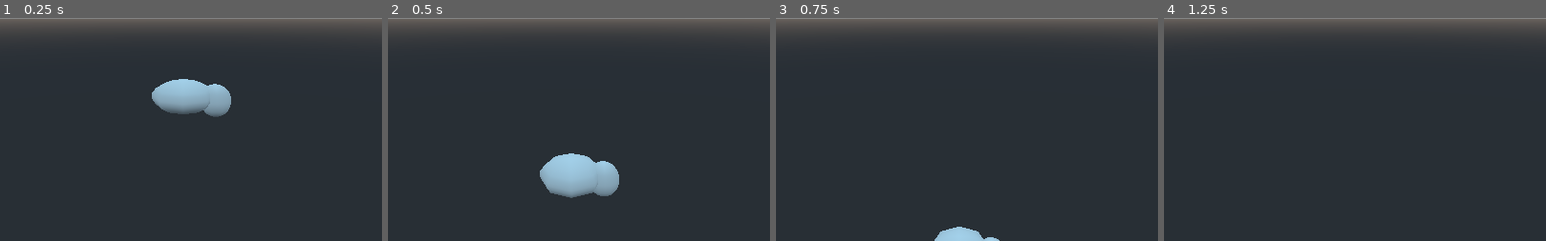
Above: before the commit, frames 1-4 (left to right).
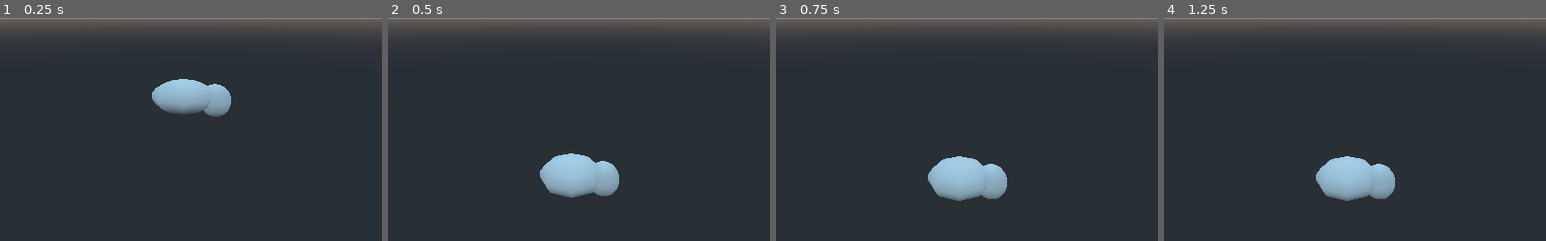
Above: after the commit, the same moments.

Repository: ArthurBajt/FlappyBird-Godot
Game: Godot game, scene res://Scene/Partie/Partie.tscn
Two runs of this game, one before a commit and one after it. Both use one fixed random seed, a clock stepped at 60 frames per second and the inputs below.
Inputs:
- Up to frame 1 (0.25 s): no input
- Up to frame 2 (0.5 s): no input
- Up to frame 3 (0.75 s): tap Enter at 0.5 s
- Up to frame 4 (1.25 s): tap Space at 0.77 s
The pictures show only the part of the screen within x 26-76%, y 50-100%; the shares and areas given below are measured in that part.

Frames 1-2 are identical in both runs. In frame 3, 3.8% of the frame differs, in the area x 39-61%, y 61-100%; in frame 4, 3.2%.

Commit message:
Update Joueur.gd

Diff:
--- a/Scene/Joueur/Joueur.gd
+++ b/Scene/Joueur/Joueur.gd
@@ -7,6 +7,9 @@
 
 var saut: int = 0
 const PUISSANCE_SAUT: int = 20
+
+const POS_MAXIMUM: int = 5
+const POS_MINIMUM: int = -5
 
 
 # Called when the node enters the scene tree for the first time.
@@ -31,3 +34,9 @@
 func appliquePhysique(delta):
 	var motion = saut - Globals.GRAVITE
 	translation.y += motion * delta
+
+	if translation.y < POS_MINIMUM:
+		translation.y = POS_MINIMUM
+
+	elif translation.y > POS_MAXIMUM:
+		translation.y = POS_MAXIMUM
